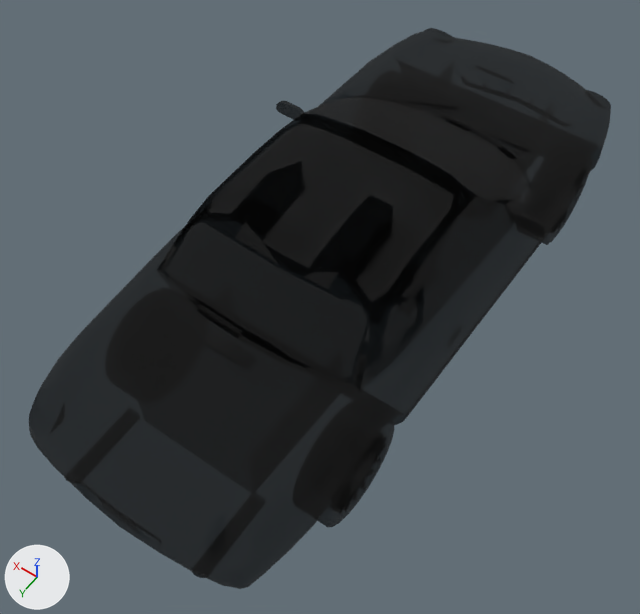
An edit to the glTF model viewer/public/recovered/THUNDERBIRD_MOVIE.glb, drawn before and after from the same camera.
Rendered twice from a 50 mm camera at (-2.03, 3.31, 4.97) aimed at (0.03, 0.41, 0.43). The axes (+X, +Y, +Z) are drawn at lower left. The lights are the same throughout. The first picture is the older version. Where no turn or scale is listed for an object, it has been applied to the vertices. Vertices at exactly the same position are counted once.

Objects in the first picture: 'BRAKE_LIGHTS_OFF_0x7cc34.001', 'REVERSE_LIGHTS_OFF_0x7ccac.001', 'WHEEL_STATIC_0x7ce44.001', 'WHEEL_STATIC_0x7cfb4.001', 'tree_node_7cbc4.001'.
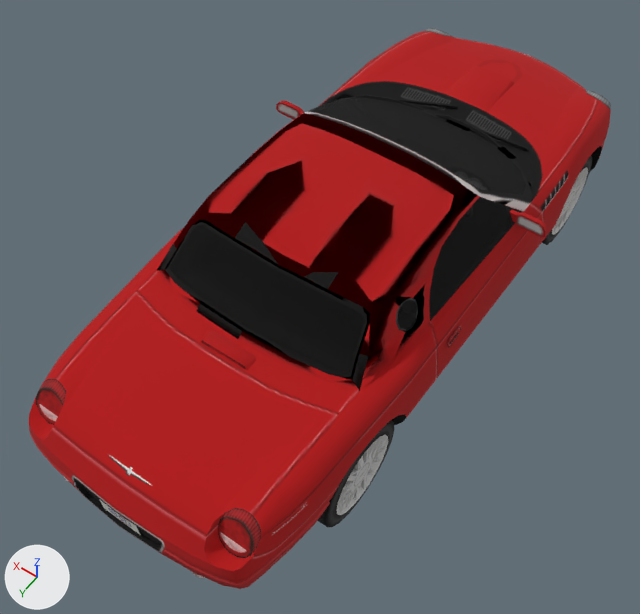
What differs and where, as boxes (x1, y1, x2, y2) in the pictures (640 x 614 px):
'WHEEL_STATIC_0x7ce44.001', recoloured
    both: (317, 420, 394, 527)
'BRAKE_LIGHTS_OFF_0x7cc34.001', recoloured
    both: (36, 341, 253, 558)
'WHEEL_STATIC_0x7cfb4.001', recoloured
    both: (542, 156, 592, 245)
'REVERSE_LIGHTS_OFF_0x7ccac.001', recoloured
    both: (39, 403, 247, 553)
part 1 of me_record_001, recoloured
    both: (29, 28, 611, 589)

What changed in the scene script:
```text
Add img_tbird_movie_512:
    img_tbird_movie_512 = load_image('TBIRD_MOVIE_512', '_unpacked/TBIRD_MOVIE_512', 512, 256, 'sRGB')
Add mat_tbird_movie_512:
    mat_tbird_movie_512 = principled_material('TBIRD_MOVIE_512')
    mat_tbird_movie_512.texture = img_tbird_movie_512
    mat_tbird_movie_512.roughness = 1.0
Change me_record_001:
    where me_record_001.from_pydata(...)  # 1244 vertices, 2339 faces; spans x -1.02..1.02, y -2.36..2.3, z 0.28..1.39
    used by ob_tree_node_7cbc4_001; location = (0.0, 0.0, 0.0)
    me_record_001 part 1: 2259 of the faces centred in x -1.02..1.02, y -2.35..2.3, z 0.28..1.39 switch from mat_header_untextured_0x59000000 (black #000000) to mat_tbird_movie_512 (picture img_tbird_movie_512)
Change me_record_002:
    where me_record_002.from_pydata(...)  # 50 vertices, 48 faces; spans x -0.76..0.76, y 1.36..2.13, z 0.73..1.03
    remove me_record_002.materials.append(mat_header_untextured_0x59000000)  # black #000000
    add me_record_002.materials.append(mat_tbird_movie_512)  # picture img_tbird_movie_512
Change me_record_005:
    where me_record_005.from_pydata(...)  # 14 vertices, 10 faces; spans x -0.727..0.727, y 2.093..2.119, z 0.751..0.801
    remove me_record_005.materials.append(mat_header_untextured_0x59000000)  # black #000000
    add me_record_005.materials.append(mat_tbird_movie_512)  # picture img_tbird_movie_512
Change me_record_014:
    where me_record_014.from_pydata(...)  # 288 vertices, 362 faces; spans x -0.12..0.12, y -0.356..0.356, z -0.356..0.356
    remove me_record_014.materials.append(mat_header_untextured_0x59000000)  # black #000000
    add me_record_014.materials.append(mat_tbird_movie_512)  # picture img_tbird_movie_512
Change me_record_022:
    where me_record_022.from_pydata(...)  # 288 vertices, 362 faces; spans x -0.12..0.12, y -0.356..0.356, z -0.356..0.356
    remove me_record_022.materials.append(mat_header_untextured_0x59000000)  # black #000000
    add me_record_022.materials.append(mat_tbird_movie_512)  # picture img_tbird_movie_512
```
